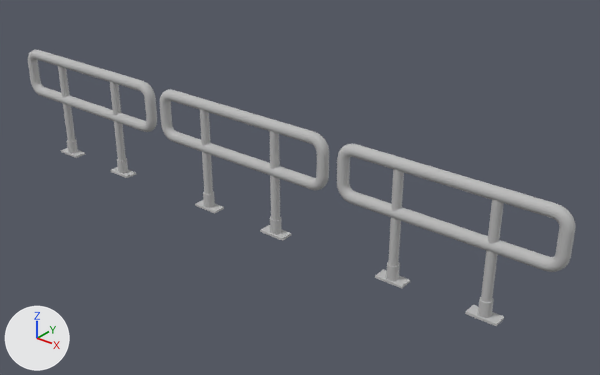
A saved change to the FBX model Assets/ProjectPsi/Meshes/Imports from Maya/RailingStraight_01.fbx.
Before and after are seen from a 50 mm lens placed at (0.0152, -0.0971, 0.0551), pointed at (-0.0254, -0.0464, 0.0236). The axes (+X, +Y, +Z) are drawn at lower left. The lights are the same throughout. Where no turn or scale is listed for an object, it has been applied to the vertices.

In view in the first picture: 'RailingStraight_01', 'RailingStraight_02', 'RailingStraight_03'.
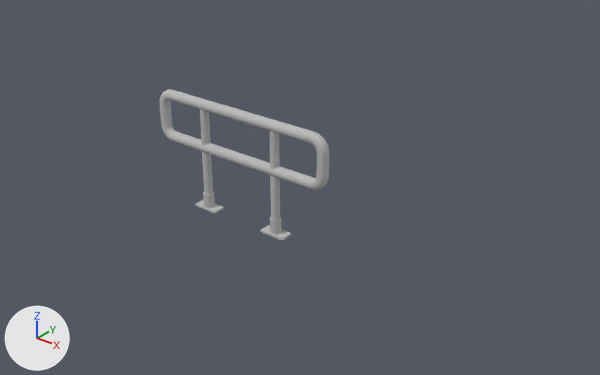
The newer file is also turned or shifted as a whole; pictures and numbers use the older file's frame.

Where the change shows, as pixel boxes [x1, y1, x2, y2] in the pictures (600 x 375 px):
'RailingStraight_02', deleted: before [337, 144, 575, 326]
'RailingStraight_03', deleted: before [28, 50, 157, 178]

The edits, one by one:
Object 'RailingStraight_03' (ob_railingstraight_03) is deleted.
Object 'RailingStraight_02' (ob_railingstraight_02) is deleted.
